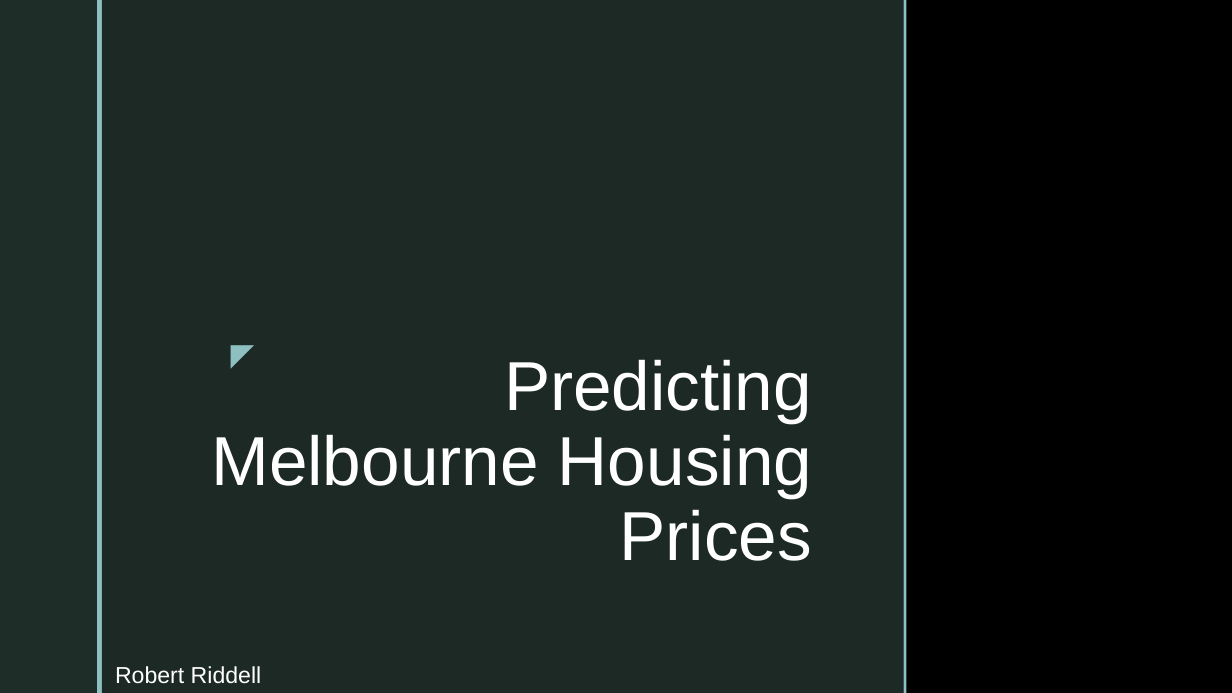
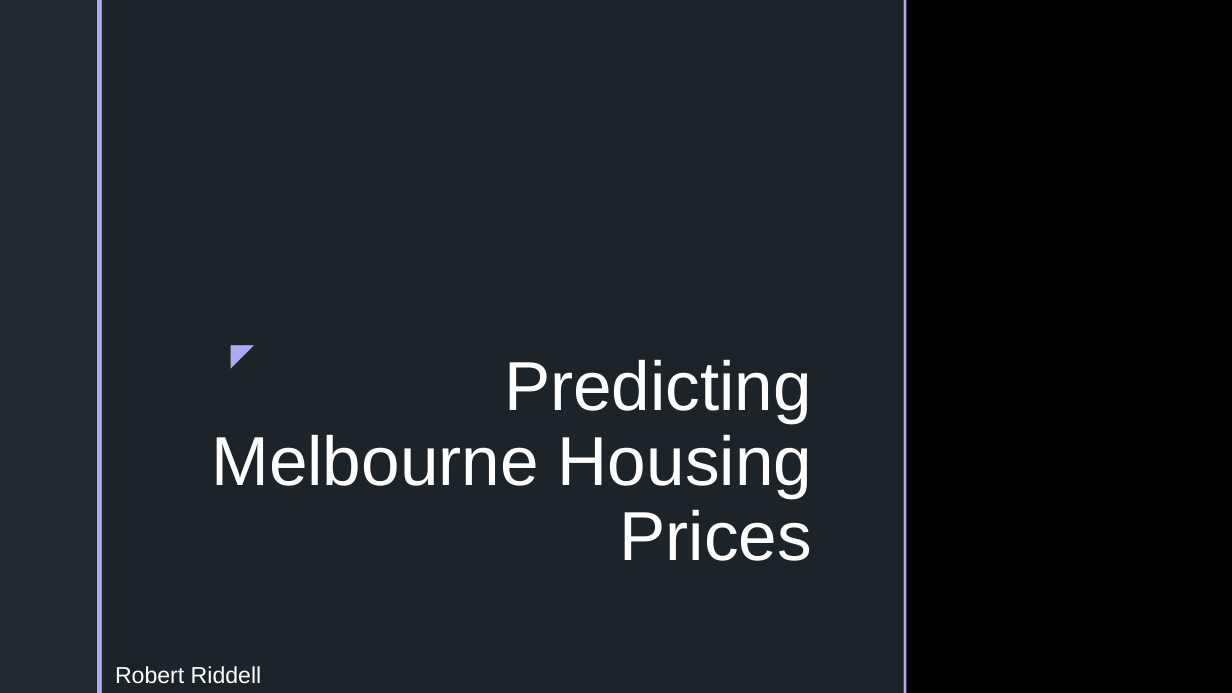
Before and after one commit to RobertRiddell/DataProject, a slide deck: slide 1 of doc/Predicting Melbourne Housing Prices.pptx. Drawn at 1232x693 pixels with LibreOffice and Linux fonts; fonts in the diff are those of the drawing; background and template pictures are left out. Boxes give left, top, right and bottom in pixels: in the first picture for what was removed or moved away, otherwise in the second. Text is boxed around its words. In the diff, an @@ line names an element or a change of style, - is before the commit and + after.

```diff
--- a/doc/Predicting Melbourne Housing Prices.pptx
+++ b/doc/Predicting Melbourne Housing Prices.pptx
@@ rectangle at (x1=0, y1=0, x2=97, y2=693): fill #1F2D29 to #1F282E @@
@@ rectangle at (x1=97, y1=0, x2=102, y2=693): fill #8EC0C1 to #A9ACEE @@
@@ rectangle at (x1=102, y1=0, x2=904, y2=693): fill #1F2D29 at 92% opacity to #1F282E at 92% opacity @@
@@ rectangle at (x1=904, y1=0, x2=907, y2=693): fill #8EC0C1 to #A9ACEE @@
@@ text "◤" at (x1=222, y1=330, x2=263, y2=376): text colour #8EC0C1 to #A9ACEE @@
@@ subtitle "Robert Riddell" at (x1=115, y1=666, x2=262, y2=684): less space between paragraphs @@
```
Also in this commit, not shown: 6 other slides changed, 11 other files.
